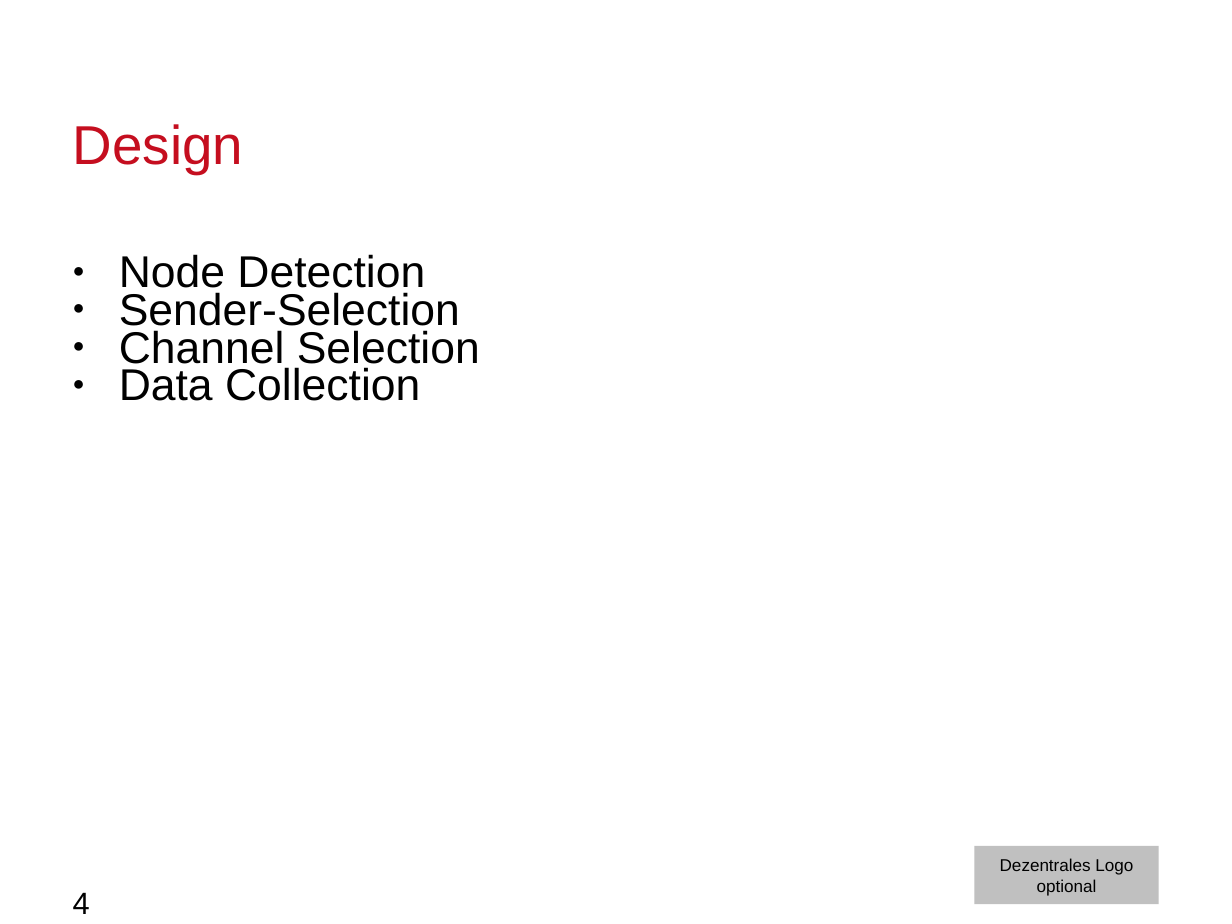
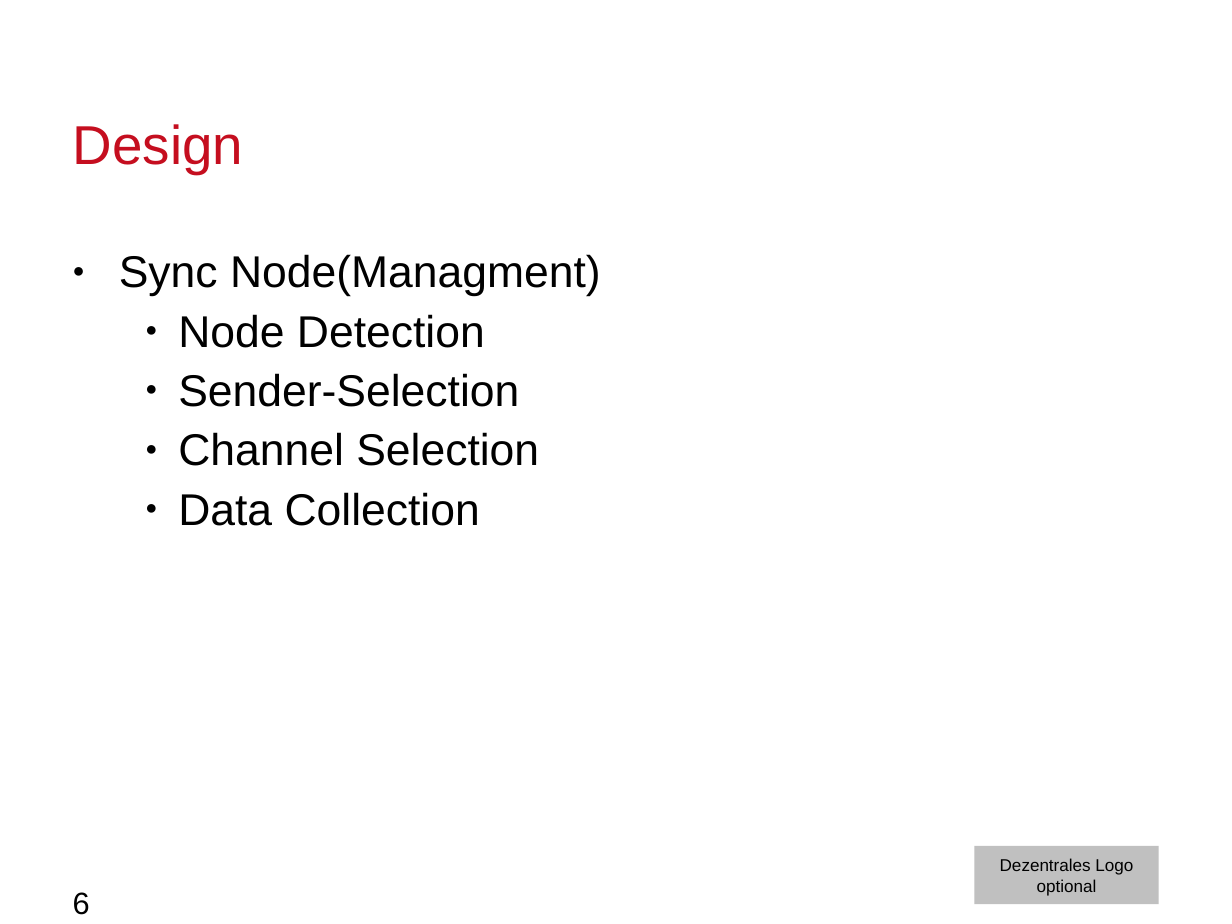
Before and after one commit to moritzschaefer/SensorSequence, a slide deck: slide 6 of docs/MeilensteinNrOne.odp (slide 4 before the commit). Drawn at 1232x924 pixels with LibreOffice and Linux fonts; fonts in the diff are those of the drawing; background and template pictures are left out. Boxes give left, top, right and bottom in pixels: in the first picture for what was removed or moved away, otherwise in the second. Text is boxed around its words. In the diff, an @@ line names an element or a change of style, - is before the commit and + after.

```diff
--- a/docs/MeilensteinNrOne.odp
+++ b/docs/MeilensteinNrOne.odp
@@ text at [119,254,601,297]: paragraph added @@
+● Sync Node(Managment)
@@ text at [178,314,539,526]: list level 1 to 2 in "Node Detection"; line spacing 22pt to 1; list level 1 to 2 in "Sender-Selection"; list level 1 to 2 in "Channel Selection"; list level 1 to 2 in "Data Collection" @@
@@ page number at [73,892,90,915]: text changed @@
-4
+6
```
Also in this commit, not shown: 7 other slides changed, 3 slides added, 1 slide removed.
